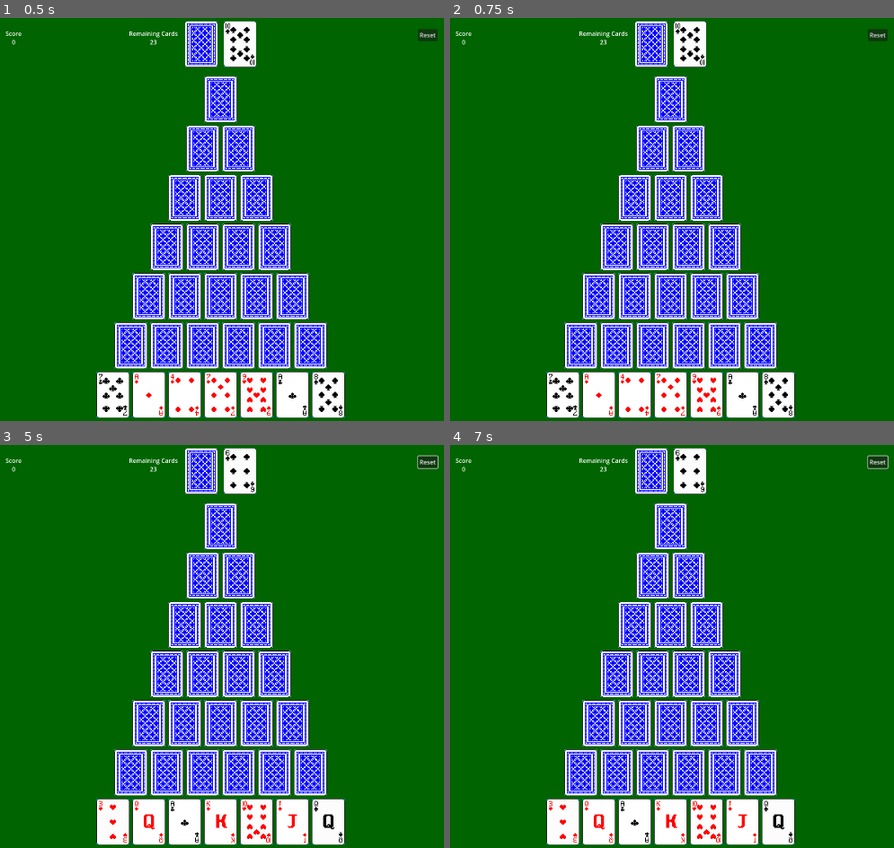
Above: before the commit, frames 1-4 (two rows, left to right).
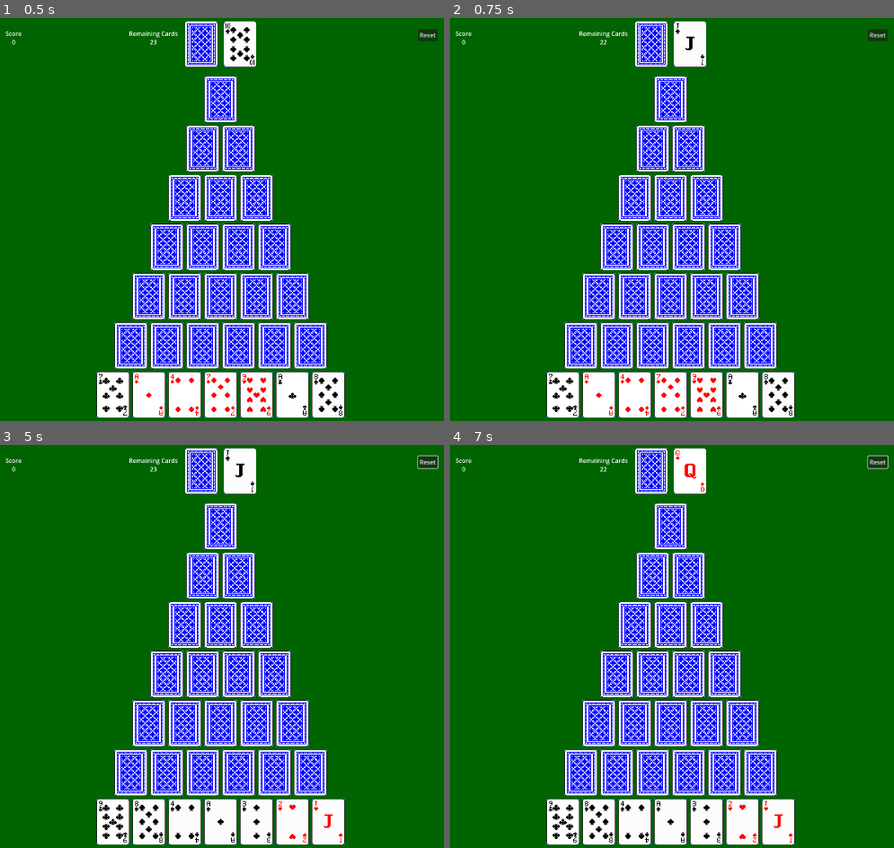
Above: after the commit, the same moments.

Repository: guilherme-antonio/Piranguim
Game: Godot game, scene res://MainScene.tscn
Two runs of this game, one before a commit and one after it. Both use one fixed random seed, a clock stepped at 60 frames per second and the inputs below.
Inputs (mouse positions are in pixels of both pictures, inside the frame that each line leads up to):
- Up to frame 1 (0.5 s): no input
- Up to frame 2 (0.75 s): tap Enter at 0.5 s; move the mouse to (547, 416) at 0.52 s; tap E (get_card_from_pile, bound only after the commit) at 0.6 s; click (547, 416) at 0.67 s
- Up to frame 3 (5 s): tap 1 (select_card_1, bound only after the commit) at 0.8, 2.1 s; click "Reset" at 1.25 s; move the mouse to (133, 843) at 2.02 s; click (133, 843) at 2.17 s; tap 2 (select_card_2, bound only after the commit) at 2.3, 2.85 s; move the mouse to (168, 843) at 2.77 s; click (168, 843) at 2.92 s; tap 3 (select_card_3, bound only after the commit) at 3.05, 3.6 s; move the mouse to (204, 843) at 3.52 s; click (204, 843) at 3.67 s; tap Q (select_card_4, bound only after the commit) at 3.8, 4.35 s; move the mouse to (239, 843) at 4.27 s; click (239, 843) at 4.42 s; tap W (select_card_5, bound only after the commit) at 4.55 s; tap R (reset, bound only after the commit) at 4.9 s
- Up to frame 4 (7 s): move the mouse to (725, 843) at 5.02 s; tap W (select_card_5, bound only after the commit) at 5.1 s; click (725, 843) at 5.17 s; tap A (select_card_6, bound only after the commit) at 5.3, 5.85 s; move the mouse to (760, 843) at 5.77 s; click (760, 843) at 5.92 s; tap S (select_card_7, bound only after the commit) at 6.05, 6.6 s; move the mouse to (672, 493) at 6.52 s; click (672, 493) at 6.67 s; tap E (get_card_from_pile, bound only after the commit) at 6.8 s

Frame 1 is identical in both runs. In frame 2, 0.2% of the frame differs, in the area x 34-58%, y 1-12%; in frame 3, 1.3%; in frame 4, 1.4%, in the area x 22-78%, y 1-99%.

Commit message:
Adding shortcut keys

Diff:
--- a/project.godot
+++ b/project.godot
@@ -21,3 +21,51 @@
 window/size/viewport_width=1920
 window/size/viewport_height=1080
 window/size/mode=3
+
+[input]
+
+reset={
+"deadzone": 0.5,
+"events": [Object(InputEventKey,"resource_local_to_scene":false,"resource_name":"","device":0,"window_id":0,"alt_pressed":false,"shift_pressed":false,"ctrl_pressed":false,"meta_pressed":false,"pressed":false,"keycode":0,"physical_keycode":82,"key_label":0,"unicode":0,"location":0,"echo":false,"script":null)
+]
+}
+get_card_from_pile={
+"deadzone": 0.5,
+"events": [Object(InputEventKey,"resource_local_to_scene":false,"resource_name":"","device":0,"window_id":0,"alt_pressed":false,"shift_pressed":false,"ctrl_pressed":false,"meta_pressed":false,"pressed":false,"keycode":0,"physical_keycode":69,"key_label":0,"unicode":0,"location":0,"echo":false,"script":null)
+]
+}
+select_card_1={
+"deadzone": 0.5,
+"events": [Object(InputEventKey,"resource_local_to_scene":false,"resource_name":"","device":0,"window_id":0,"alt_pressed":false,"shift_pressed":false,"ctrl_pressed":false,"meta_pressed":false,"pressed":false,"keycode":0,"physical_keycode":49,"key_label":0,"unicode":0,"location":0,"echo":false,"script":null)
+]
+}
+select_card_2={
+"deadzone": 0.5,
+"events": [Object(InputEventKey,"resource_local_to_scene":false,"resource_name":"","device":-1,"window_id":0,"alt_pressed":false,"shift_pressed":false,"ctrl_pressed":false,"meta_pressed":false,"pressed":false,"keycode":0,"physical_keycode":50,"key_label":0,"unicode":50,"location":0,"echo":false,"script":null)
+]
+}
+select_card_3={
+"deadzone": 0.5,
+"events": [Object(InputEventKey,"resource_local_to_scene":false,"resource_name":"","device":-1,"window_id":0,"alt_pressed":false,"shift_pressed":false,"ctrl_pressed":false,"meta_pressed":false,"pressed":false,"keycode":0,"physical_keycode":51,"key_label":0,"unicode":51,"location":0,"echo":false,"script":null)
+]
+}
+select_card_4={
+"deadzone": 0.5,
+"events": [Object(InputEventKey,"resource_local_to_scene":false,"resource_name":"","device":-1,"window_id":0,"alt_pressed":false,"shift_pressed":false,"ctrl_pressed":false,"meta_pressed":false,"pressed":false,"keycode":0,"physical_keycode":81,"key_label":0,"unicode":113,"location":0,"echo":false,"script":null)
+]
+}
+select_card_5={
+"deadzone": 0.5,
+"events": [Object(InputEventKey,"resource_local_to_scene":false,"resource_name":"","device":-1,"window_id":0,"alt_pressed":false,"shift_pressed":false,"ctrl_pressed":false,"meta_pressed":false,"pressed":false,"keycode":0,"physical_keycode":87,"key_label":0,"unicode":119,"location":0,"echo":false,"script":null)
+]
+}
+select_card_6={
+"deadzone": 0.5,
+"events": [Object(InputEventKey,"resource_local_to_scene":false,"resource_name":"","device":-1,"window_id":0,"alt_pressed":false,"shift_pressed":false,"ctrl_pressed":false,"meta_pressed":false,"pressed":false,"keycode":0,"physical_keycode":65,"key_label":0,"unicode":97,"location":0,"echo":false,"script":null)
+]
+}
+select_card_7={
+"deadzone": 0.5,
+"events": [Object(InputEventKey,"resource_local_to_scene":false,"resource_name":"","device":-1,"window_id":0,"alt_pressed":false,"shift_pressed":false,"ctrl_pressed":false,"meta_pressed":false,"pressed":false,"keycode":0,"physical_keycode":83,"key_label":0,"unicode":115,"location":0,"echo":false,"script":null)
+]
+}
--- a/scripts/main.gd
+++ b/scripts/main.gd
@@ -54,14 +54,14 @@
 	var row_count = 0
 	for row in slots:
 		var visible = (row == slots[slots.size() - 1])
-		var collumn_count = 0
+		var column_count = 0
 		for slot in row:
-			slot.set_position(row_count, collumn_count)
+			slot.set_position(row_count, column_count)
 			slot.set_card(deck.pop_front())
 			slot.set_visibility(visible)
 			slot.update()
 			slot.set_click_event_handler(Callable(self, "_on_card_click"))
-			collumn_count += 1
+			column_count += 1
 		row_count += 1
 
 func _select_top_card(card = null):
@@ -76,29 +76,29 @@
 func _reset_pile_texture():
 	$Pile/Sprite2D.texture = load("res://textures/cards/others/cardback.tres")
 
-func _on_card_click(row, collumn, card):
+func _on_card_click(row, column, card):
 	if (abs(card.order - top_card.order) == 1 or abs(card.order - top_card.order) == 12):
-		slots[row][collumn].clear_slot()
+		slots[row][column].clear_slot()
 		_select_top_card(card)
-		_check_other_cards(row, collumn)
+		_check_other_cards(row, column)
 		_add_score(row)
 
-func _check_other_cards(row, collumn):
-	var close_slots = _get_close_slots(row, collumn)
+func _check_other_cards(row, column):
+	var close_slots = _get_close_slots(row, column)
 	if (close_slots[0] != null and close_slots[0].is_empty()):
-		slots[row-1][collumn-1].set_visibility(true)
-		slots[row-1][collumn-1].update()
+		slots[row-1][column-1].set_visibility(true)
+		slots[row-1][column-1].update()
 	if (close_slots[1] != null and close_slots[1].is_empty()):
-		slots[row-1][collumn].set_visibility(true)
-		slots[row-1][collumn].update()
+		slots[row-1][column].set_visibility(true)
+		slots[row-1][column].update()
 
-func _get_close_slots(row, collumn):
+func _get_close_slots(row, column):
 	var left_slot = null
 	var right_slot = null
-	if collumn > 0:
-		left_slot = slots[row][collumn-1]
-	if collumn < (slots[row].size() - 1):
-		right_slot = slots[row][collumn+1]
+	if column > 0:
+		left_slot = slots[row][column-1]
+	if column < (slots[row].size() - 1):
+		right_slot = slots[row][column+1]
 	return [left_slot, right_slot]
 
 func _add_score(row):
@@ -111,13 +111,43 @@
 	if (event is InputEventMouseButton):
 		if event.button_index == MOUSE_BUTTON_LEFT:
 			if event.pressed:
-				if (!deck.is_empty()):
-					_select_top_card()
-					_update_remaing_cards_text()
-					if (deck.is_empty()):
-						$Pile/Sprite2D.texture = load("res://textures/cards/others/placeholder.tres")
+				_get_card_from_pile()
+
+func _get_card_from_pile():
+	if (!deck.is_empty()):
+		_select_top_card()
+		_update_remaing_cards_text()
+		if (deck.is_empty()):
+			$Pile/Sprite2D.texture = load("res://textures/cards/others/placeholder.tres")
 
 func _on_reset_pressed() -> void:
 	_start_game()
 
+func _process(delta: float) -> void:
+	if (Input.is_action_just_pressed("reset")):
+		_start_game()
+	if (Input.is_action_just_pressed("get_card_from_pile")):
+		_get_card_from_pile()
+	if (Input.is_action_just_pressed("select_card_1")):
+		_select_card(0)
+	if (Input.is_action_just_pressed("select_card_2")):
+		_select_card(1)
+	if (Input.is_action_just_pressed("select_card_3")):
+		_select_card(2)
+	if (Input.is_action_just_pressed("select_card_4")):
+		_select_card(3)
+	if (Input.is_action_just_pressed("select_card_5")):
+		_select_card(4)
+	if (Input.is_action_just_pressed("select_card_6")):
+		_select_card(5)
+	if (Input.is_action_just_pressed("select_card_7")):
+		_select_card(6)
+
+func _select_card(select_column):
+	for row in slots:
+		if (row.size() > select_column):
+			var slot = row[select_column]
+			if slot.is_visible() && !slot.is_empty():
+				_on_card_click(slots.find(row), select_column, slot.card)
+
 enum Suit {CLUBS, SPADES, DIAMONDS, HEARTS}
--- a/scripts/slot.gd
+++ b/scripts/slot.gd
@@ -1,14 +1,14 @@
 extends Node
 
 var row
-var collumn
+var column
 var card
 var visible = true
 var on_click_event: Callable
 
-func set_position(slot_row, slot_collumn):
+func set_position(slot_row, slot_column):
 	row = slot_row
-	collumn = slot_collumn
+	column = slot_column
 
 func set_card(new_card):
 	card = new_card
@@ -30,6 +30,9 @@
 func is_empty():
 	return card == null
 
+func is_visible():
+	return visible
+
 func _set_sprite():
 	var path
 	if (visible):
@@ -40,8 +43,8 @@
 	$Sprite2D.texture = load(path)
 
 func _on_area_2d_input_event(viewport: Node, event: InputEvent, shape_idx: int) -> void:
-	if (visible and row != null and collumn != null and card != null
+	if (visible and row != null and column != null and card != null
 				and event is InputEventMouseButton):
 		if event.button_index == MOUSE_BUTTON_LEFT:
 			if event.pressed:
-				on_click_event.call(row, collumn, card)
+				on_click_event.call(row, column, card)
